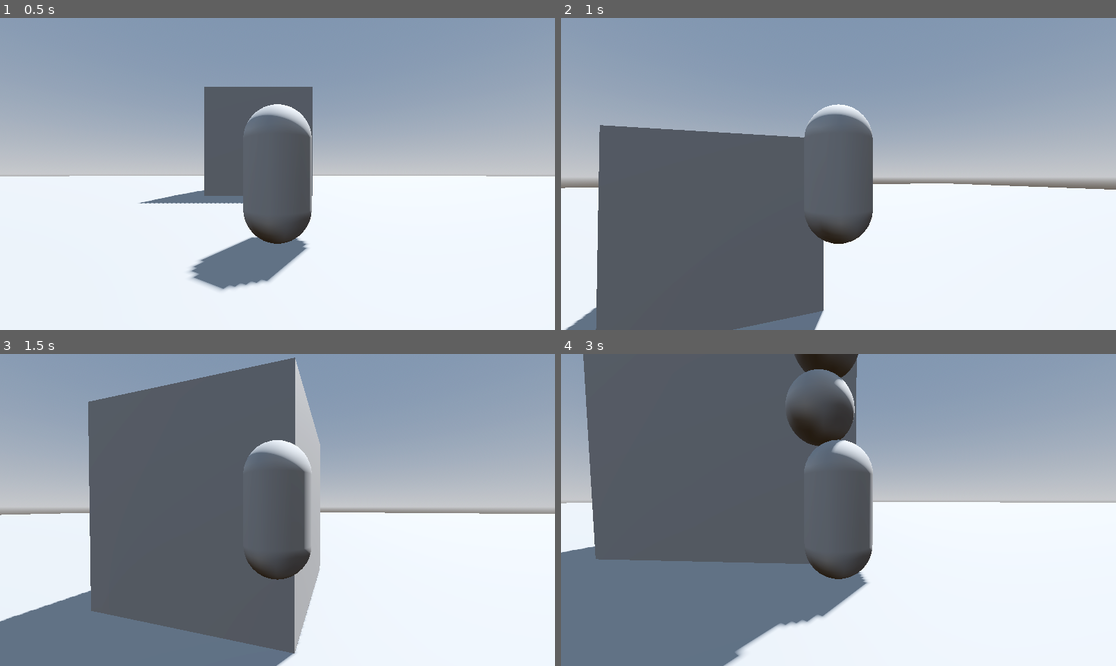
Above: before the commit, frames 1-4 (two rows, left to right).
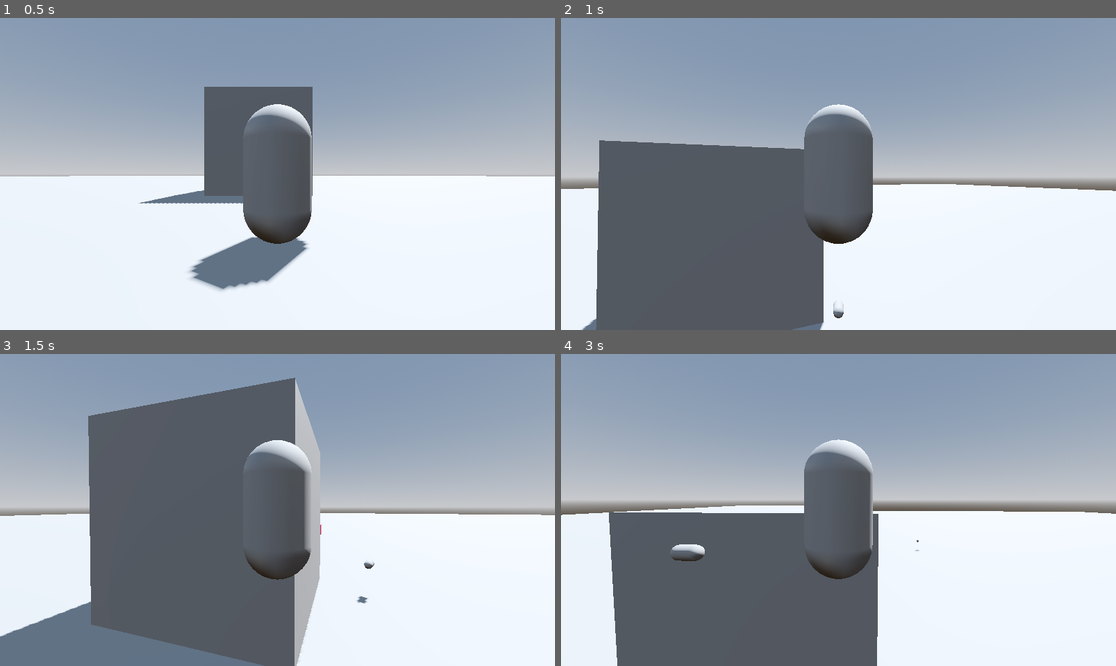
Above: after the commit, the same moments.

Repository: jalvarez2016/Godot3dExample
Game: Godot game, scene res://world.tscn
The game is run twice, just before and just after one commit, with the same random seed, the same clock (stepped at 60 frames per second) and the same inputs. The project has no main scene, so this scene is started directly.
Inputs (mouse positions are in pixels of both pictures, inside the frame that each line leads up to):
- Up to frame 1 (0.5 s): no input
- Up to frame 2 (1 s): tap Enter (ui_accept) at 0.5, 0.8 s; move the mouse to (866, 174) at 0.52 s; hold W (forward) from 0.53 s (still down); tap E (shoot) at 0.6 s; tap Space (jump) at 0.77 s
- Up to frame 3 (1.5 s): keep holding W (forward); tap Space (jump) at 1.07 s; move the mouse to (249, 510) at 1.27 s; tap Enter (ui_accept) at 1.35 s
- Up to frame 4 (3 s): keep holding W (forward); tap Space (jump) at 1.52, 1.55, 1.82 s; move the mouse to (849, 503) at 2.02 s; hold Space (jump) 2.03-2.78 s; tap E (shoot) at 2.3, 2.85 s; move the mouse to (832, 516) at 2.77 s

Frame 1 is identical in both runs. In frame 2, 2.4% of the frame differs, in the area x 0-100%, y 30-100%; in frame 3, 5.3%; in frame 4, 44%, in the area x 0-100%, y 0-100%.

Commit message:
add enemy and fix bullets

Diff:
--- a/Player.gd
+++ b/Player.gd
@@ -5,6 +5,7 @@
 @export var jump_force := 20.0
 
 @onready var spring_arm: SpringArm3D = $SpringArm3D
+@onready var mesh : MeshInstance3D = $MeshInstance3D
 
 # Called when the node enters the scene tree for the first time.
 func _ready():
@@ -13,18 +14,23 @@
 
 # Called every frame. 'delta' is the elapsed time since the previous frame.
 func _process(delta: float):
-	var move_direction := Vector3.ZERO
-	move_direction.x = Input.get_axis("left", "right")
-	move_direction.z = Input.get_axis("forward", "back")
-	move_direction = move_direction.rotated(Vector3.UP, spring_arm.rotation.y).normalized()
-
-	velocity.x = move_direction.x * speed
-	velocity.z = move_direction.z * speed
-
-	#Apply Gravity
-	velocity.y -= delta * gravity
-
-	move_and_slide()
+	# Add the gravity.
+	if not is_on_floor():
+		velocity.y -= gravity * delta
 
 	if is_on_floor() and Input.is_action_pressed("jump"):
 		velocity.y = jump_force
+
+	var input_dir = Input.get_vector("left", "right", "forward", "back")
+	var move_direction := (transform.basis * Vector3(input_dir.x, 0, input_dir.y)).normalized()
+	move_direction = move_direction.rotated(Vector3.UP, spring_arm.rotation.y).normalized()
+	mesh.look_at($MeshInstance3D/Marker3D.global_position + Vector3(velocity.x, 0, velocity.z), Vector3.UP)
+
+	if move_direction:
+		velocity.x = move_direction.x * speed
+		velocity.z = move_direction.z * speed
+	else:
+		velocity.x = move_toward(velocity.x, 0, speed)
+		velocity.z = move_toward(velocity.z, 0, speed)
+
+	move_and_slide()
--- a/PlayerAim.gd
+++ b/PlayerAim.gd
@@ -1,6 +1,7 @@
-extends RayCast3D
+extends Camera3D
 var object_class = preload("res://ball.tscn")
 
+@onready var shoot_position = $"../../MeshInstance3D/Marker3D"
 # Called when the node enters the scene tree for the first time.
 func _ready():
 	pass # Replace with function body.
@@ -8,12 +9,10 @@
 
 # Called every frame. 'delta' is the elapsed time since the previous frame.
 func _process(_delta):
-	if  is_colliding():
-		var root = get_tree().get_root().get_node("World")
-		var collision_point = get_collision_point()
-		if Input.is_action_just_pressed("shoot"):
-			var object_instance = object_class.instantiate()
-			object_instance.position = $"../../..".global_position
-			object_instance.position.y += 2
-			root.add_child(object_instance)
-			object_instance.apply_impulse(collision_point)
+	var root = get_tree().get_root().get_node("World")
+	if Input.is_action_just_pressed("shoot"):
+		print("shoot")
+		var object_instance = object_class.instantiate()
+		object_instance.position = shoot_position.global_position
+		object_instance.rotation.y = $"../../MeshInstance3D".rotation.y
+		root.add_child(object_instance)
--- a/PlayerCamera.gd
+++ b/PlayerCamera.gd
@@ -13,7 +13,6 @@
 		rotation.y -= event.relative.x * mouse_sensetivity
 		rotation.y = wrapf(rotation.y, -PI, PI)
 
-
 # Called every frame. 'delta' is the elapsed time since the previous frame.
 func _process(_delta):
 
--- a/ball.tscn
+++ b/ball.tscn
@@ -1,15 +1,22 @@
-[gd_scene load_steps=3 format=3 uid="uid://70ru6ymcc7eq"]
+[gd_scene load_steps=4 format=3 uid="uid://70ru6ymcc7eq"]
 
-[sub_resource type="SphereMesh" id="SphereMesh_w4wp5"]
+[ext_resource type="Script" path="res://bullet.gd" id="1_s12fn"]
+
+[sub_resource type="CapsuleMesh" id="CapsuleMesh_6qmwl"]
+radius = 0.125
+height = 0.5
 
 [sub_resource type="SphereShape3D" id="SphereShape3D_gho18"]
 
 [node name="Ball" type="RigidBody3D"]
 collision_layer = 4
 collision_mask = 7
+gravity_scale = 0.0
+script = ExtResource("1_s12fn")
 
 [node name="MeshInstance3D" type="MeshInstance3D" parent="."]
-mesh = SubResource("SphereMesh_w4wp5")
+transform = Transform3D(1, 0, 0, 0, -4.37114e-08, -1, 0, 1, -4.37114e-08, 0, 0, 0)
+mesh = SubResource("CapsuleMesh_6qmwl")
 
 [node name="CollisionShape3D" type="CollisionShape3D" parent="."]
 shape = SubResource("SphereShape3D_gho18")
--- /dev/null
+++ b/bullet.gd
@@ -0,0 +1,7 @@
+extends RigidBody3D
+
+var speed := 10.0
+# Called every frame. 'delta' is the elapsed time since the previous frame.
+func _process(delta):
+	position -= global_transform.basis.z * speed * delta;
+	pass
--- a/enemy.gd
+++ b/enemy.gd
@@ -1,40 +1,21 @@
-extends CharacterBody3D
+extends RigidBody3D
 
-
-const SPEED = 5.0
-const JUMP_VELOCITY = 4.5
-
+const SPEED = 10.0
 var player_detected = false
 var player = null
 
-# Get the gravity from the project settings to be synced with RigidBody nodes.
-var gravity = ProjectSettings.get_setting("physics/3d/default_gravity")
+func _physics_process(delta):
+	if player_detected:
+		var move_direction = (player.global_position - global_position).normalized();
+		apply_force(move_direction * SPEED)
+
+func _on_area_3d_body_entered(body):
+	if body.is_in_group("player"):
+		player = body
+		player_detected = true
 
 
-func _physics_process(delta):
-	if player_detected:
-		pass
-	# Add the gravity.
-	if not is_on_floor():
-		velocity.y -= gravity * delta
-
-	## Handle jump.
-	#if Input.is_action_just_pressed("ui_accept") and is_on_floor():
-		#velocity.y = JUMP_VELOCITY
-#
-	## Get the input direction and handle the movement/deceleration.
-	## As good practice, you should replace UI actions with custom gameplay actions.
-	#var input_dir = Input.get_vector("ui_left", "ui_right", "ui_up", "ui_down")
-	#var direction = (transform.basis * Vector3(input_dir.x, 0, input_dir.y)).normalized()
-	#if direction:
-		#velocity.x = direction.x * SPEED
-		#velocity.z = direction.z * SPEED
-	#else:
-		#velocity.x = move_toward(velocity.x, 0, SPEED)
-		#velocity.z = move_toward(velocity.z, 0, SPEED)
-
-	move_and_slide()
-
-func _on_area_3d_body_entered(body):
-	player = body
-	pass # Replace with function body.
+func _on_area_3d_body_exited(body):
+	if body.is_in_group("player"):
+		player = null
+		player_detected = false
--- a/enemy.tscn
+++ b/enemy.tscn
@@ -7,12 +7,13 @@
 [sub_resource type="StandardMaterial3D" id="StandardMaterial3D_hoceh"]
 albedo_color = Color(0.968627, 0.431373, 0.533333, 1)
 
-[sub_resource type="CapsuleShape3D" id="CapsuleShape3D_nh33j"]
+[sub_resource type="BoxShape3D" id="BoxShape3D_rehtc"]
 
 [sub_resource type="SphereShape3D" id="SphereShape3D_uw042"]
 radius = 8.0
 
-[node name="Enemy" type="CharacterBody3D"]
+[node name="Enemy" type="RigidBody3D"]
+collision_mask = 3
 script = ExtResource("1_ywv80")
 
 [node name="MeshInstance3D" type="MeshInstance3D" parent="."]
@@ -20,7 +21,7 @@
 surface_material_override/0 = SubResource("StandardMaterial3D_hoceh")
 
 [node name="CollisionShape3D" type="CollisionShape3D" parent="." groups=["enemy"]]
-shape = SubResource("CapsuleShape3D_nh33j")
+shape = SubResource("BoxShape3D_rehtc")
 
 [node name="Area3D" type="Area3D" parent="."]
 
@@ -28,3 +29,4 @@
 shape = SubResource("SphereShape3D_uw042")
 
 [connection signal="body_entered" from="Area3D" to="." method="_on_area_3d_body_entered"]
+[connection signal="body_exited" from="Area3D" to="." method="_on_area_3d_body_exited"]
--- a/player.tscn
+++ b/player.tscn
@@ -15,19 +15,17 @@
 [node name="CollisionShape3D" type="CollisionShape3D" parent="."]
 shape = SubResource("CapsuleShape3D_pa14f")
 
+[node name="MeshInstance3D" type="MeshInstance3D" parent="."]
+mesh = SubResource("CapsuleMesh_8nw8w")
+
+[node name="Marker3D" type="Marker3D" parent="MeshInstance3D"]
+transform = Transform3D(1, 0, 0, 0, 1, 0, 0, 0, 1, 0, 0, -1.27678)
+
 [node name="SpringArm3D" type="SpringArm3D" parent="."]
 spring_length = 3.0
+margin = 0.2
 script = ExtResource("2_ajctm")
 
 [node name="Camera3D" type="Camera3D" parent="SpringArm3D"]
 current = true
-
-[node name="RayCast3D" type="RayCast3D" parent="SpringArm3D/Camera3D"]
-transform = Transform3D(1, 0, 0, 0, 1, 0, 0, 0, 1, 0, 0, -2.12405)
-target_position = Vector3(0, 0, -10)
-collision_mask = 6
-hit_back_faces = false
 script = ExtResource("3_s8sac")
-
-[node name="MeshInstance3D" type="MeshInstance3D" parent="."]
-mesh = SubResource("CapsuleMesh_8nw8w")
--- /dev/null
+++ b/testWorld.tscn
@@ -0,0 +1,23 @@
+[gd_scene load_steps=4 format=3 uid="uid://c6qu32476mu0w"]
+
+[ext_resource type="PackedScene" uid="uid://c0ubkdrf2bmx3" path="res://node_3d.tscn" id="1_eqnvp"]
+
+[sub_resource type="PlaneMesh" id="PlaneMesh_5iwke"]
+size = Vector2(20, 20)
+
+[sub_resource type="ConcavePolygonShape3D" id="ConcavePolygonShape3D_efa7d"]
+data = PackedVector3Array(10, 0, 10, -10, 0, 10, 10, 0, -10, -10, 0, 10, -10, 0, -10, 10, 0, -10)
+
+[node name="Node3D" type="Node3D"]
+
+[node name="Node3D" parent="." instance=ExtResource("1_eqnvp")]
+transform = Transform3D(1, 0, 0, 0, 1, 0, 0, 0, 1, -0.406164, 0.474252, -0.265165)
+
+[node name="MeshInstance3D" type="MeshInstance3D" parent="."]
+transform = Transform3D(1, 0, 0, 0, 1, 0, 0, 0, 1, 0, -1, 0)
+mesh = SubResource("PlaneMesh_5iwke")
+
+[node name="StaticBody3D" type="StaticBody3D" parent="MeshInstance3D"]
+
+[node name="CollisionShape3D" type="CollisionShape3D" parent="MeshInstance3D/StaticBody3D"]
+shape = SubResource("ConcavePolygonShape3D_efa7d")
--- a/world.tscn
+++ b/world.tscn
@@ -1,6 +1,7 @@
-[gd_scene load_steps=9 format=3 uid="uid://mesecp35dpu2"]
+[gd_scene load_steps=10 format=3 uid="uid://mesecp35dpu2"]
 
 [ext_resource type="PackedScene" uid="uid://bypb25mu5ukil" path="res://player.tscn" id="1_typij"]
+[ext_resource type="PackedScene" uid="uid://tqrdsqffkg8c" path="res://enemy.tscn" id="2_lhq5t"]
 
 [sub_resource type="ProceduralSkyMaterial" id="ProceduralSkyMaterial_826hl"]
 sky_horizon_color = Color(0.64625, 0.65575, 0.67075, 1)
@@ -59,3 +60,8 @@
 
 [node name="CollisionShape3D" type="CollisionShape3D" parent="MeshInstance3D/MeshInstance3D/StaticBody3D"]
 shape = SubResource("ConcavePolygonShape3D_84sxy")
+
+[node name="Enemies" type="Node3D" parent="."]
+
+[node name="Enemy" parent="Enemies" instance=ExtResource("2_lhq5t")]
+transform = Transform3D(1, 0, 0, 0, 1, 0, 0, 0, 1, 0, 1, -25)
